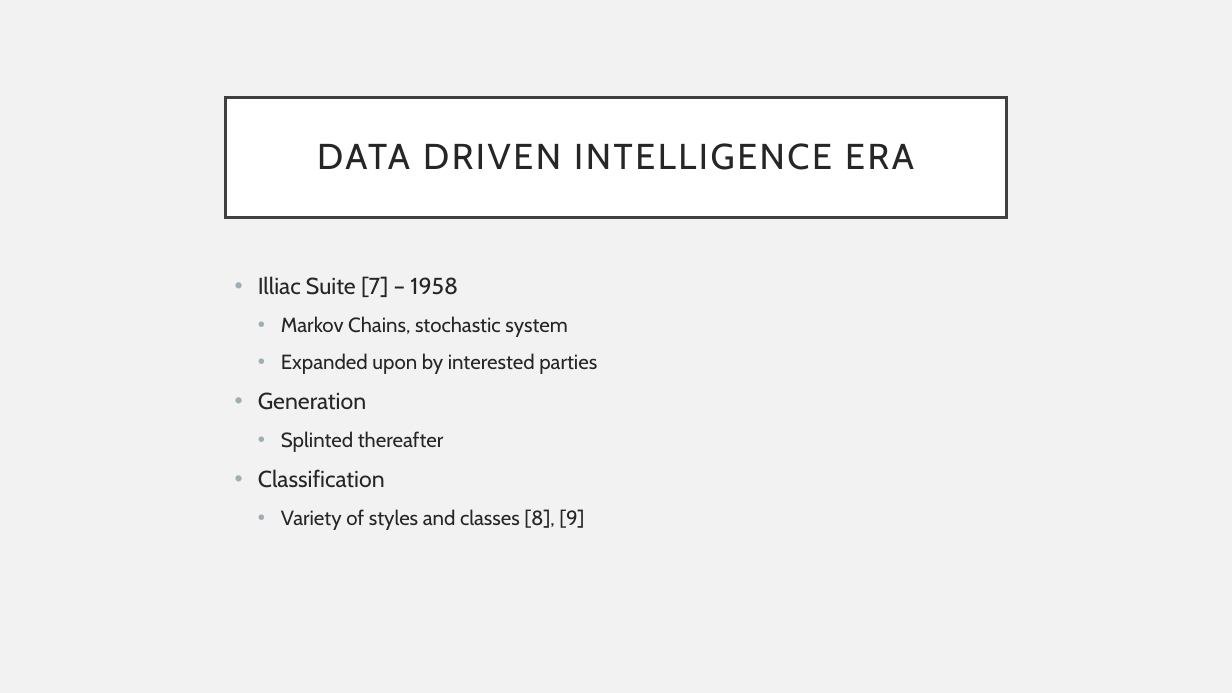
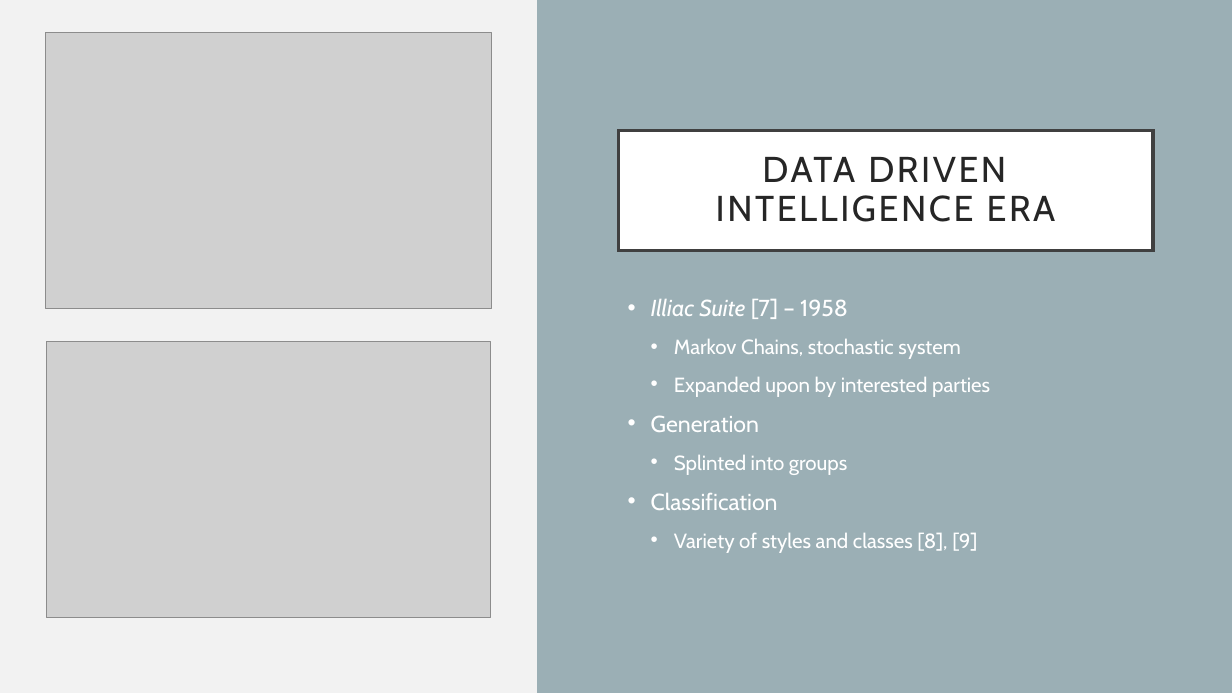
Before and after one commit to rstrelow001/CSCI-UR-Music-Composition, a slide deck: slide 4 of Presentations/MICS Presentation 1.0.pptx (slide 5 before the commit). Drawn at 1232x693 pixels with LibreOffice and Linux fonts; fonts in the diff are those of the drawing; grey boxes stand for pictures. Boxes give left, top, right and bottom in pixels: in the first picture for what was removed or moved away, otherwise in the second. Text is boxed around its words. In the diff, an @@ line names an element or a change of style, - is before the commit and + after.

Commit message:
committing a variety of things to the repository, including the final draft of the thesis

```diff
--- a/Presentations/MICS Presentation 1.0.pptx
+++ b/Presentations/MICS Presentation 1.0.pptx
@@ rectangle added at (537,0,1232,693), fill #9BAFB5 @@
@@ picture added at (45,32,492,309) @@
@@ title "DATA DRIVEN INTELLIGENCE ERA": place and size @@
-title "DATA DRIVEN INTELLIGENCE ERA" at (226,97,1006,217)
+title "DATA DRIVEN INTELLIGENCE ERA" at (618,130,1153,250)
@@ text "Illiac Suite [7] – 1958": place and size @@
-text "Illiac Suite [7] – 1958" at (258,276,597,530)
+text "Illiac Suite [7] – 1958" at (651,299,990,553)
@@ text at (651,299,990,553): text colour #262626 to #FFFFFF in "Illiac Suite [7] – 1958", "Markov Chains, stochastic system", "Expanded upon by interested parties", "Generation" and 2 more places; italic on in "Illiac Suite"; bullet colour #9BAFB5 to #FFFFFF @@
@@ picture added at (46,341,491,617) @@
@@ text at (674,455,847,475): text changed; text colour #262626 to #FFFFFF @@
-  • Splinted thereafter
+  • Splinted into groups
```
Also in this commit, not shown: 14 other slides changed, 5 slides added, 10 slides removed, 32 other files.
